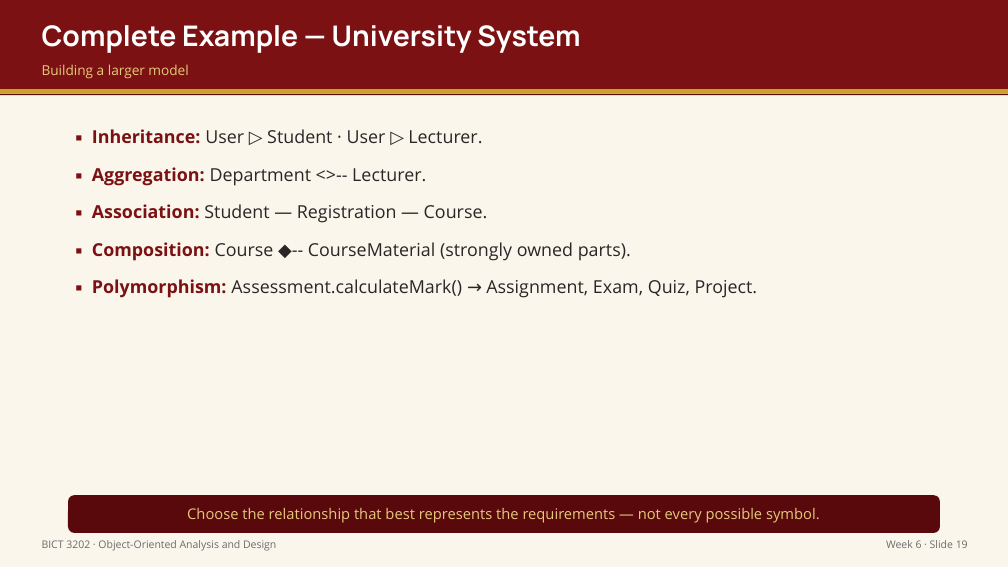
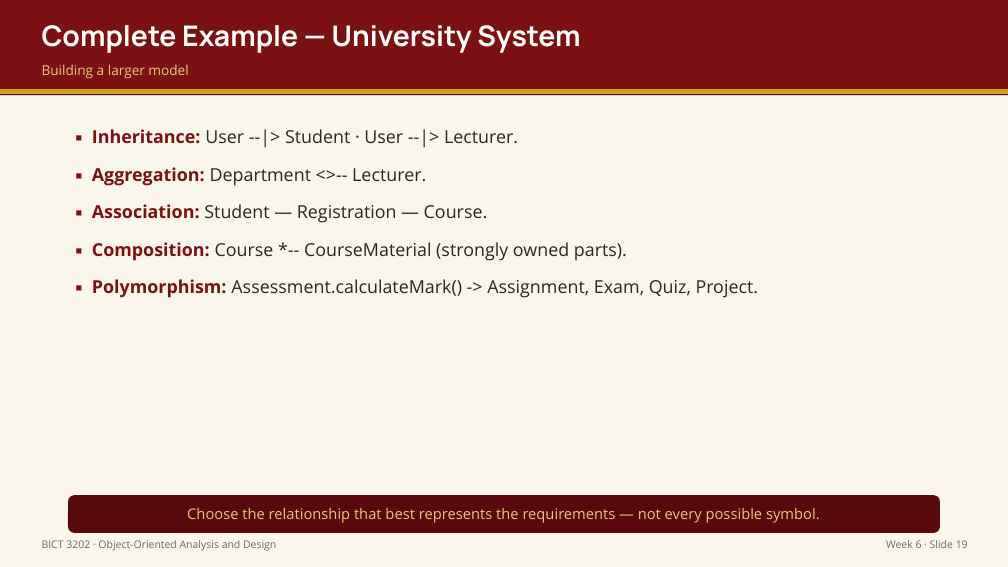
Before and after one commit to mrtc-solutions/OOP-MODULE, a slide deck: slide 20 of output/week6/Week6_Presentation_BICT3202_OOAD.pptx. Drawn at 1008x567 pixels with LibreOffice and Linux fonts; fonts in the diff are those of the drawing. Boxes give left, top, right and bottom in pixels: in the first picture for what was removed or moved away, otherwise in the second. Text is boxed around its words. In the diff, an @@ line names an element or a change of style, - is before the commit and + after.

```diff
--- a/output/week6/Week6_Presentation_BICT3202_OOAD.pptx
+++ b/output/week6/Week6_Presentation_BICT3202_OOAD.pptx
@@ text at [92,129,518,144]: text changed @@
-▪ Inheritance: User ▷ Student · User ▷ Lecturer.
+▪ Inheritance: User --|> Student · User --|> Lecturer.
@@ text at [92,242,759,298]: text changed @@
-▪ Composition: Course ◆-- CourseMaterial (strongly owned parts).
-▪ Polymorphism: Assessment.calculateMark() → Assignment, Exam, Quiz, Project.
+▪ Composition: Course *-- CourseMaterial (strongly owned parts).
+▪ Polymorphism: Assessment.calculateMark() -> Assignment, Exam, Quiz, Project.
```
Also in this commit, not shown: 5 other slides changed, 44 other files.
